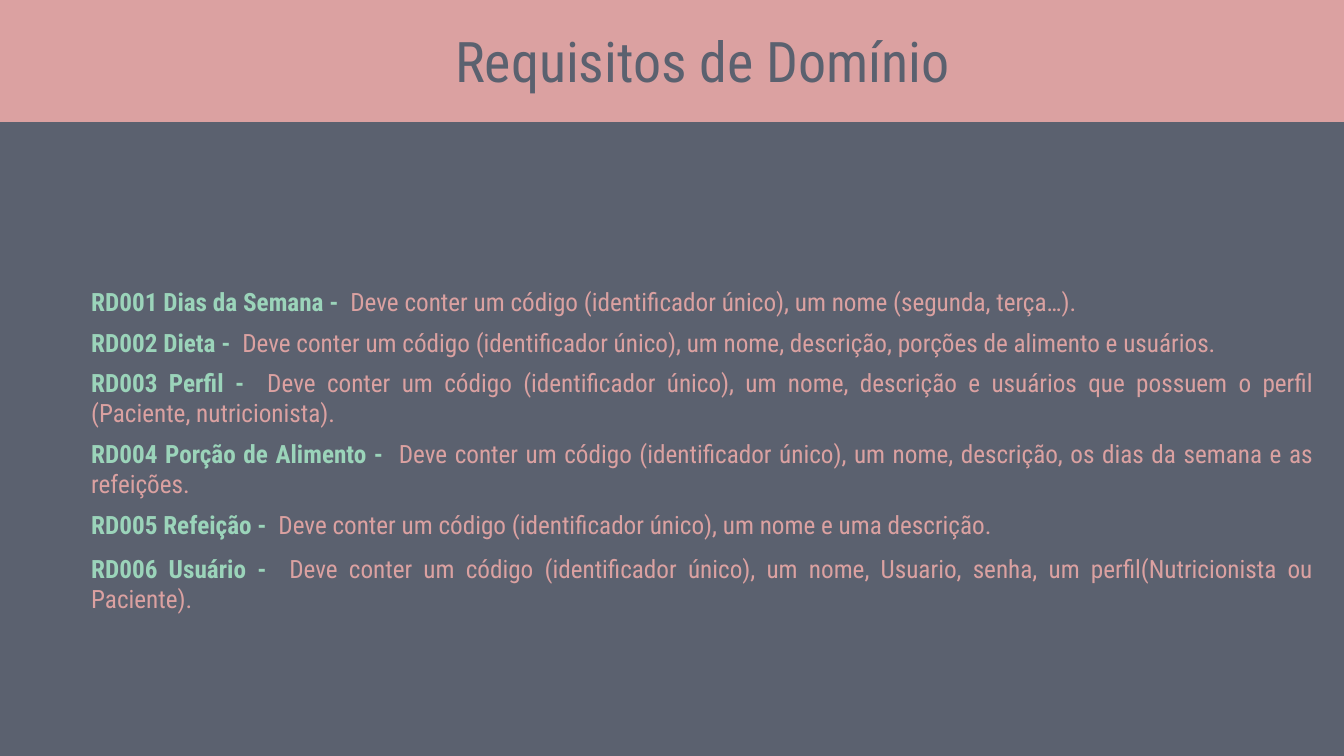
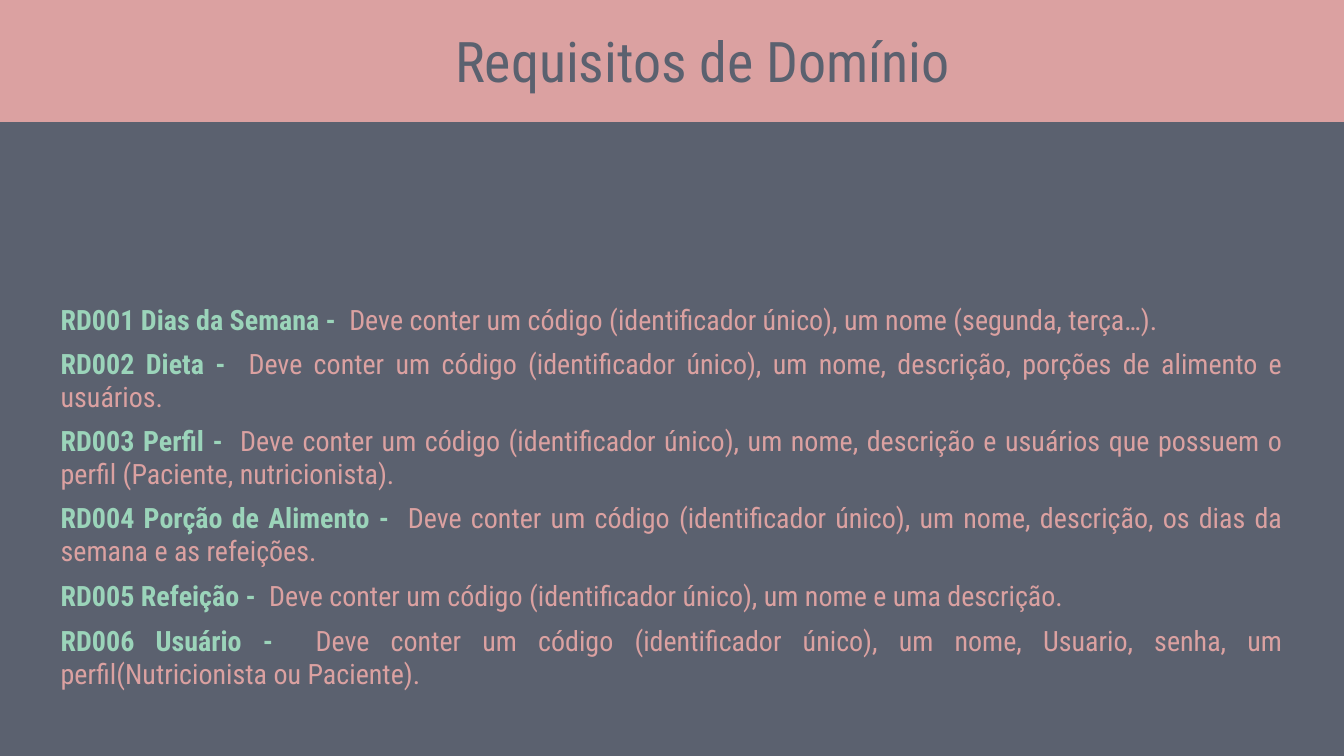
Before and after one commit to caiobarretta/Diet-CSharp, a slide deck: slide 11 of doc/IFSP/Diet-csharp.pptx (slide 9 before the commit). Drawn at 1344x756 pixels with LibreOffice and Linux fonts; fonts in the diff are those of the drawing. Boxes give left, top, right and bottom in pixels: in the first picture for what was removed or moved away, otherwise in the second. Text is boxed around its words. In the diff, an @@ line names an element or a change of style, - is before the commit and + after.

```diff
--- a/doc/IFSP/Diet-csharp.pptx
+++ b/doc/IFSP/Diet-csharp.pptx
@@ table at box(50, 299, 1294, 694) @@
@@ size 18 to 20 pt @@
@@ table: place and size @@
-table at box(81, 282, 1324, 618)
+table at box(50, 299, 1294, 694)
```
Also in this commit, not shown: 3 other slides changed, 3 slides added, 1 other file.
